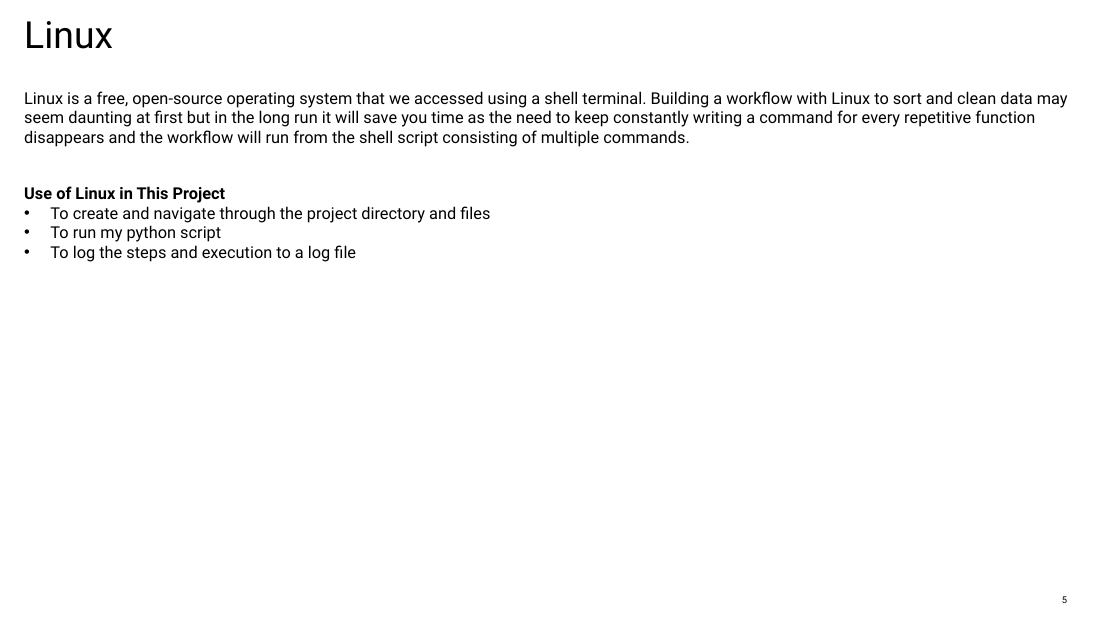
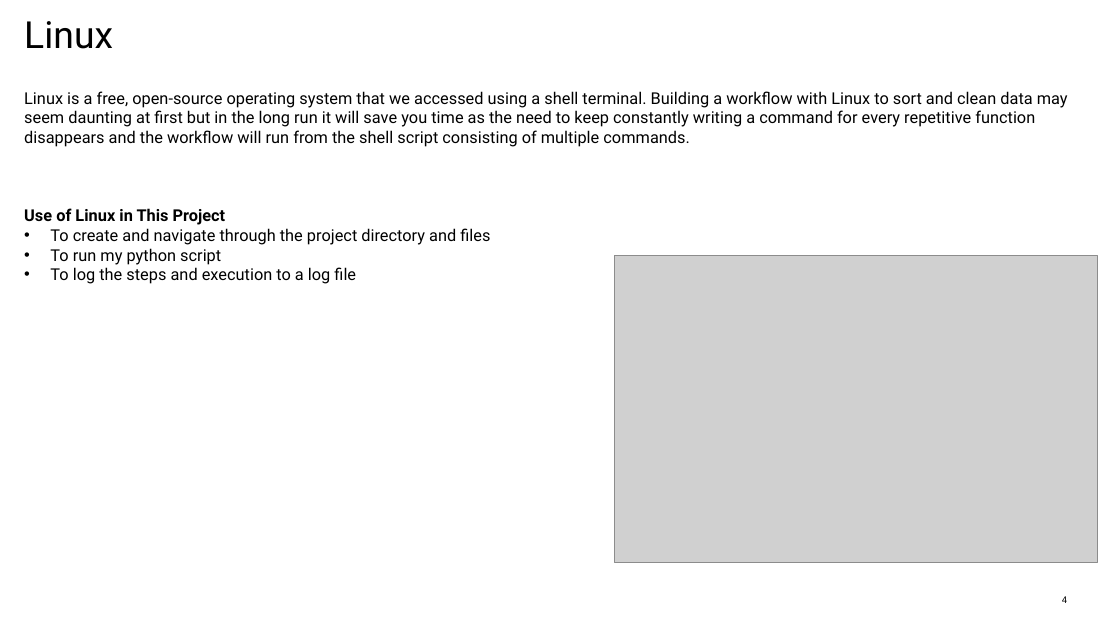
Before and after one commit to sc-grads/sc_TeolanGovender_2026, a slide deck: slide 4 of Sales Data Processing-Project-April2026/project/reports/DataCleaningandAnalysis_SambeConsulting.pptx (slide 5 before the commit). Drawn at 1120x630 pixels with LibreOffice and Linux fonts; fonts in the diff are those of the drawing; grey boxes stand for pictures; background and template pictures are left out. Boxes give left, top, right and bottom in pixels: in the first picture for what was removed or moved away, otherwise in the second. Text is boxed around its words. In the diff, an @@ line names an element or a change of style, - is before the commit and + after.

Commit message:
Data cleaning project - written report and presentation

```diff
--- a/Sales Data Processing-Project-April2026/project/reports/DataCleaningandAnalysis_SambeConsulting.pptx
+++ b/Sales Data Processing-Project-April2026/project/reports/DataCleaningandAnalysis_SambeConsulting.pptx
@@ text "Linux is a free, open-source ..." rewrapped from bbox=[24, 91, 1068, 262] to bbox=[24, 91, 1068, 284] @@
@@ picture added at bbox=[614, 255, 1097, 562] @@
@@ page number at bbox=[1062, 596, 1067, 603]: text changed @@
-5
+4
```
Also in this commit, not shown: 7 other slides changed, 1 slide removed, 4 other files.
